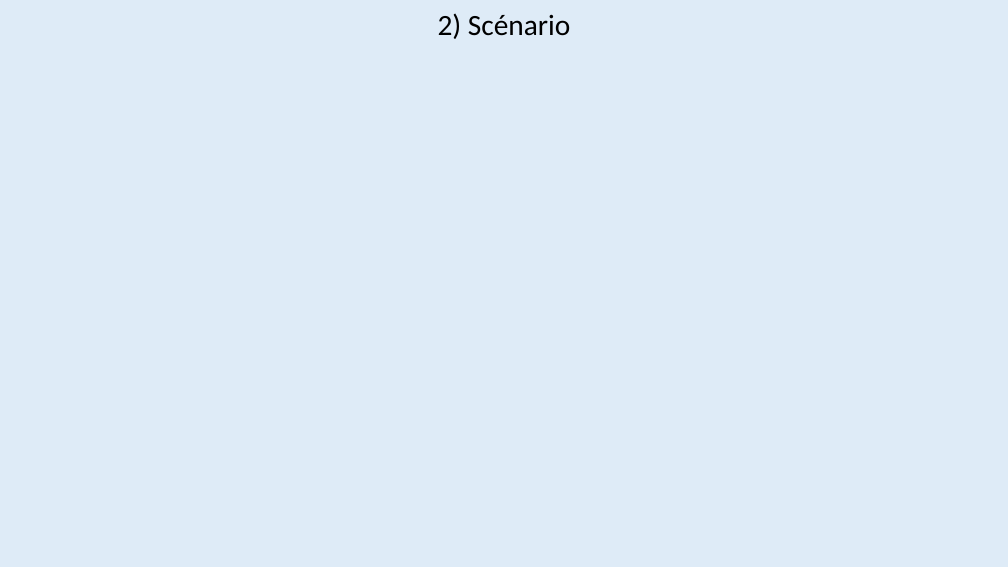
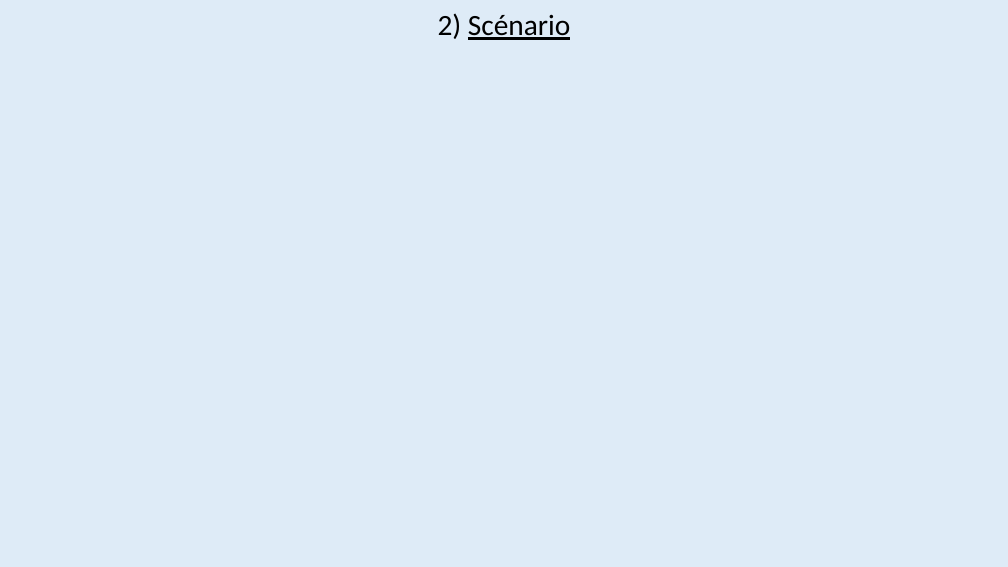
Before and after one commit to Maja2308/Projet_Cross, a slide deck: slide 9 of Diagrammes Communs/Presentation_Revue0.pptx. Drawn at 1008x567 pixels with LibreOffice and Linux fonts; fonts in the diff are those of the drawing. Boxes give left, top, right and bottom in pixels: in the first picture for what was removed or moved away, otherwise in the second. Text is boxed around its words. In the diff, an @@ line names an element or a change of style, - is before the commit and + after.

```diff
--- a/Diagrammes Communs/Presentation_Revue0.pptx
+++ b/Diagrammes Communs/Presentation_Revue0.pptx
@@ title "2) Scénario" at <box>438,13,570,40</box>: underline on in "Scénario" @@
```
Also in this commit, not shown: 8 other slides changed, 1 slide removed, 3 other files.
